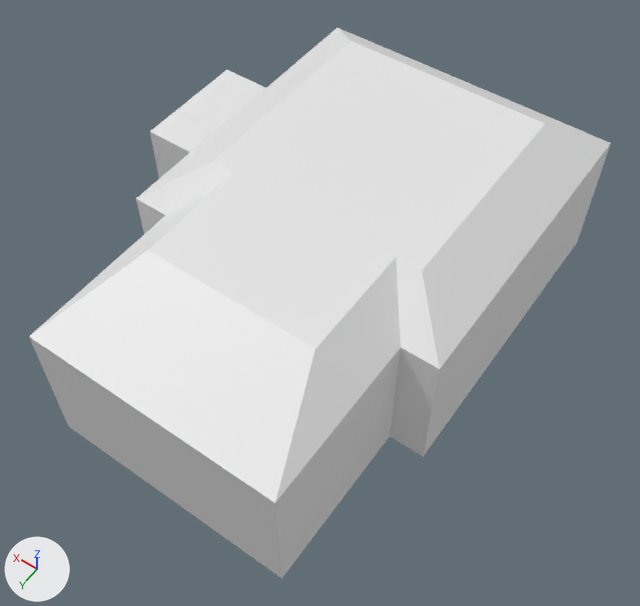
Before and after pictures for a commit that changed the OBJ model assets/restuarant.obj.
The view is the same before and after, from a 50 mm camera at (-13.0, 22.3, 30.4) aimed at (-0.2, 4.4, 2.3). Lighting does not change. The marker at lower left points along +X, +Y and +Z. The picture after the commit comes second. Where no turn or scale is listed for an object, it has been applied to the vertices.

Objects in the first picture: 'restuarant'.
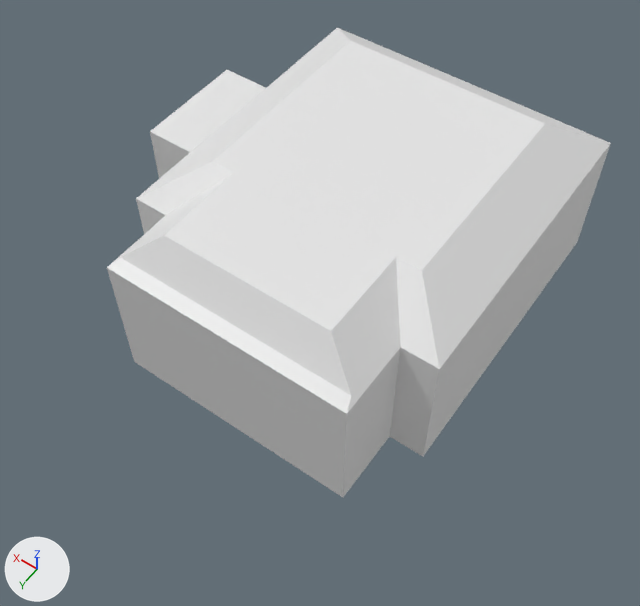
Boxes (x1, y1, x2, y2) around the edits, measured in the pictures (640 x 606 px; the box of a moved part takes in the faces that stretch with it):
'restuarant', reshaped (13% narrower, 15% shorter): before (29, 28, 611, 578); after (107, 28, 611, 497)
part 1 of me_restuarant, moved or reshaped: before (29, 210, 401, 578); after (107, 210, 401, 497)
part 2 of me_restuarant, moved or reshaped: before (44, 173, 400, 483); after (121, 173, 400, 395)

Edits to the bpy script that builds the scene:
```text
Change me_restuarant:
    used by ob_restuarant; location = (0.0, 0.0, 0.0)
    remove me_restuarant.from_pydata(...)  # 64 vertices, 54 faces; spans x -6.8..10.0, y -6.8..13.7, z 0.0..7.4
    add me_restuarant.from_pydata(...)  # 64 vertices, 54 faces; spans x -6.8..10.0, y -6.8..9.9, z 0.0..7.4
    me_restuarant part 1: all 8 vertices in x -5.2..5.2, y 13.1..13.7, z 0.0..6.2 are moved by (0.0, -3.8, 0.0)
    me_restuarant part 2: all 2 vertices in x -3.6..3.6, y 9.3, z 7.4 are moved by (0.0, -0.9, 0.0)
```
